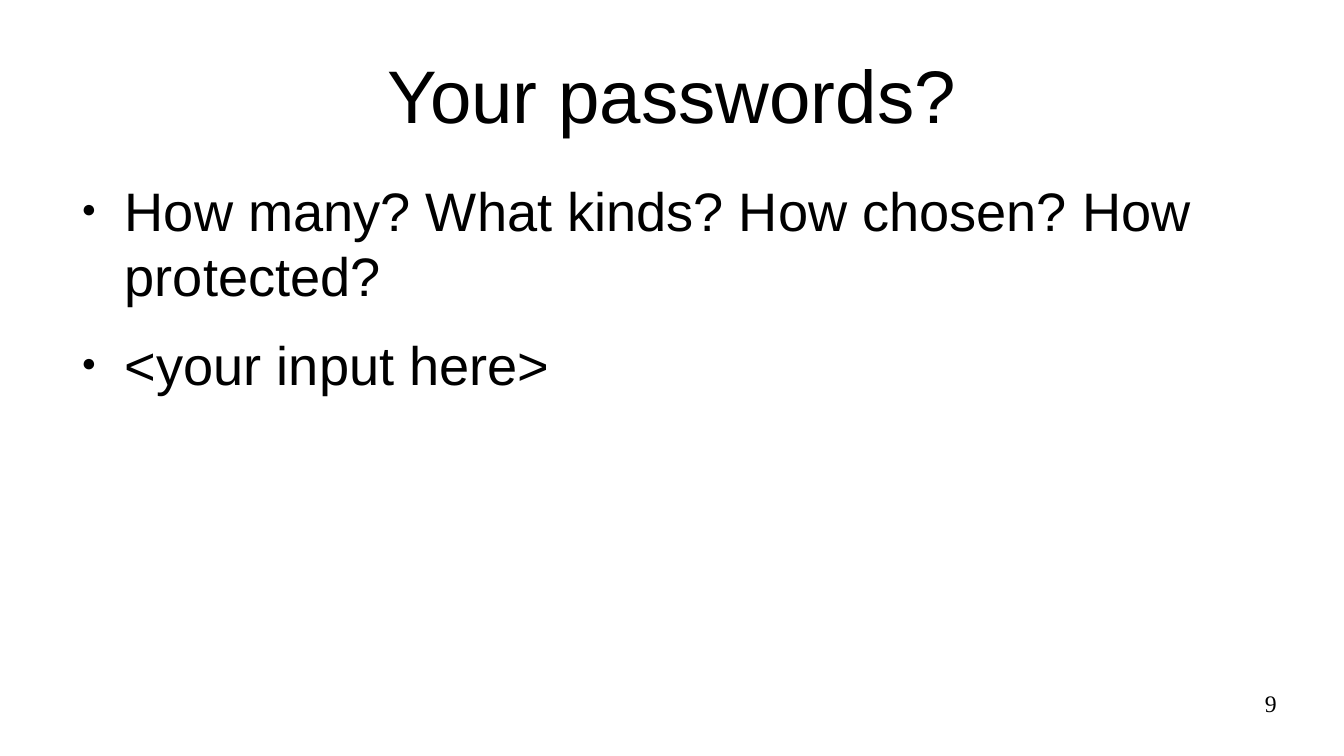
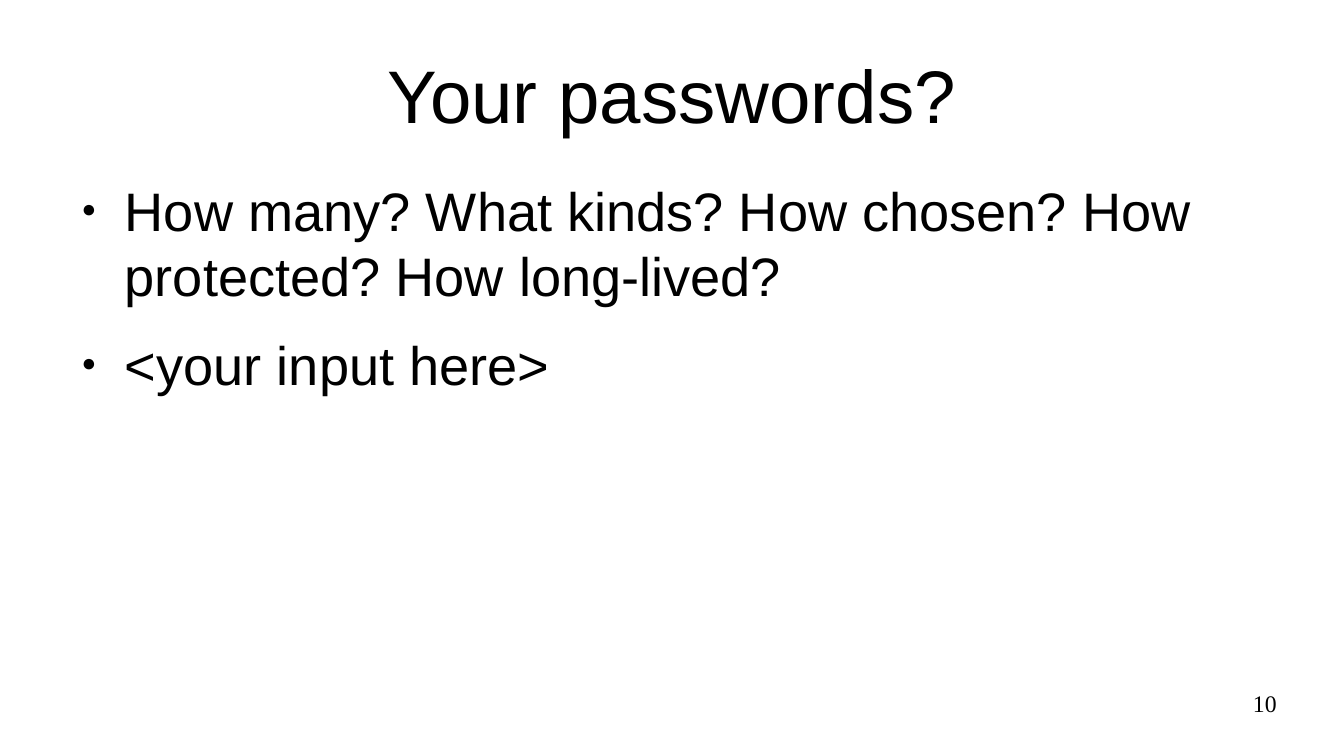
Before and after one commit to sftcd/cs7ns1, a slide deck: slide 10 of about-passwords.odp (slide 9 before the commit). Drawn at 1344x756 pixels with LibreOffice and Linux fonts; fonts in the diff are those of the drawing. Boxes give left, top, right and bottom in pixels: in the first picture for what was removed or moved away, otherwise in the second. Text is boxed around its words. In the diff, an @@ line names an element or a change of style, - is before the commit and + after.

Commit message:
tweak passwords pressie

```diff
--- a/about-passwords.odp
+++ b/about-passwords.odp
@@ text at (x1=125, y1=191, x2=1190, y2=305): text changed @@
-● How many? What kinds? How chosen? How protected?
+● How many? What kinds? How chosen? How protected? How long-lived?
@@ page number at (x1=1253, y1=696, x2=1277, y2=713): text changed @@
-9
+10
```
Also in this commit, not shown: 10 other slides changed, 2 slides added, 1 other file.
